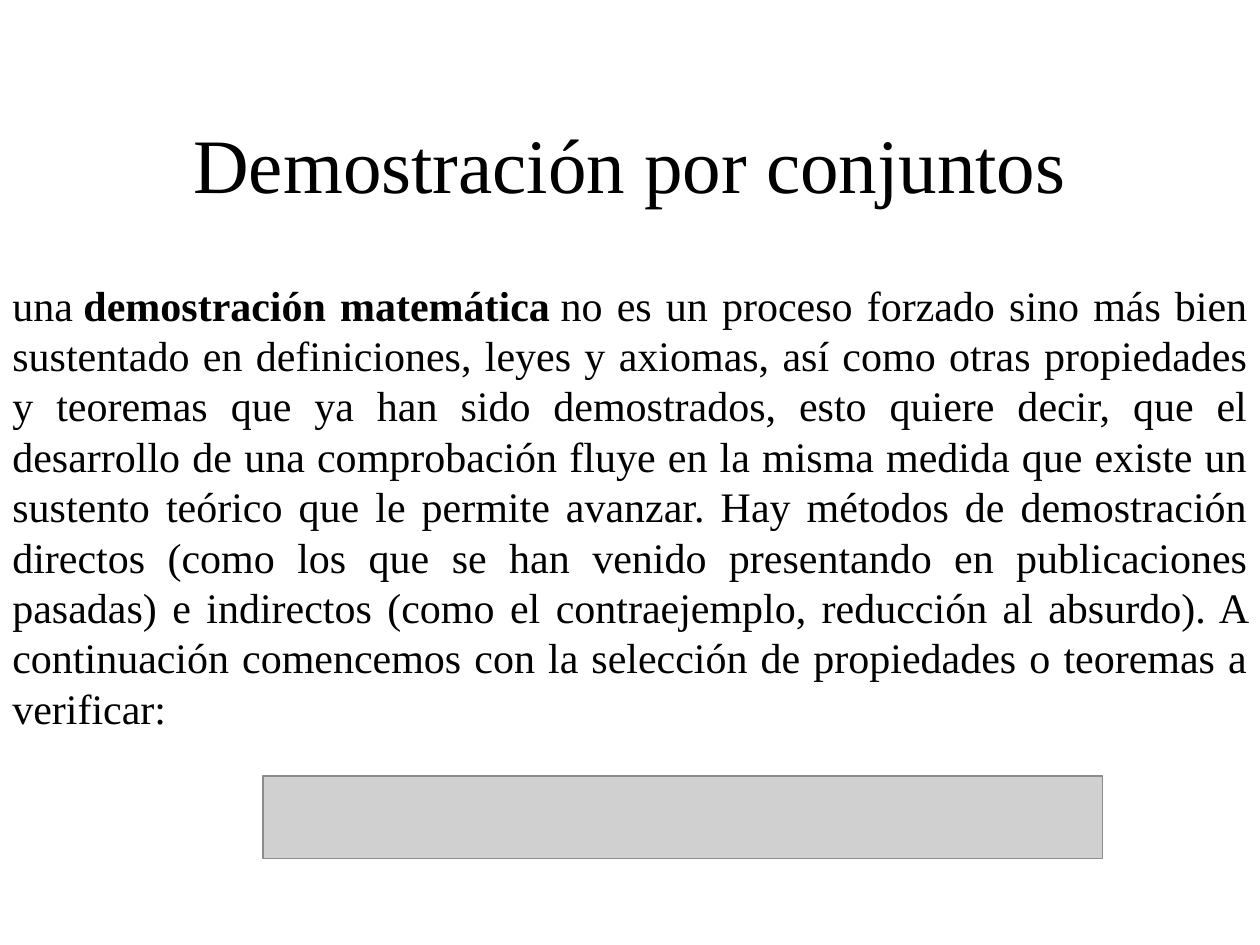
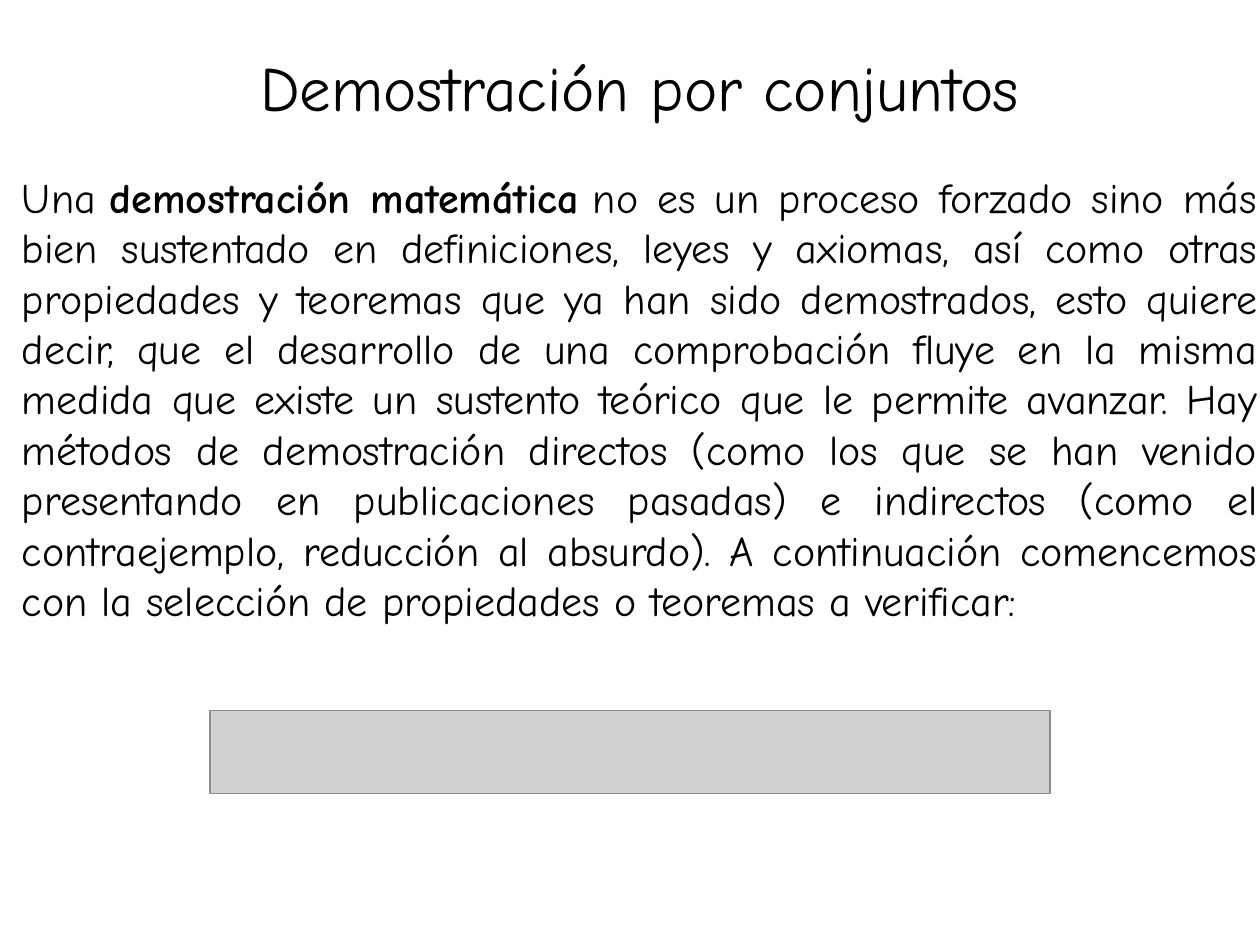
Before and after one commit to jc-gi/tc, a slide deck: slide 24 of slides/Def_Teo_Demostracion.ppt (slide 25 before the commit). Drawn at 1260x945 pixels with LibreOffice and Linux fonts; fonts in the diff are those of the drawing; grey boxes stand for pictures. Boxes give left, top, right and bottom in pixels: in the first picture for what was removed or moved away, otherwise in the second. Text is boxed around its words. In the diff, an @@ line names an element or a change of style, - is before the commit and + after.

```diff
--- a/slides/Def_Teo_Demostracion.ppt
+++ b/slides/Def_Teo_Demostracion.ppt
@@ title "Demostración por conjuntos" moved from (x1=193, y1=139, x2=1065, y2=208) to (x1=260, y1=64, x2=1019, y2=124) @@
@@ title "Demostración por conjuntos" at (x1=260, y1=64, x2=1019, y2=124): size 44 to 36 pt, font Times New Roman to Comic Neue @@
@@ text at (x1=22, y1=181, x2=1257, y2=625): text changed; font Times New Roman to Comic Neue @@
-una demostración matemática no es un proceso forzado sino más bien sustentado en definiciones, leyes y axiomas, así como otras propiedades y teoremas que ya han sido demostrados, esto quiere decir, que el desarrollo de una comprobación fluye en la misma medida que existe un sustento teórico que le permite avanzar. Hay métodos de demostración directos (como los que se han venido presentando en publicaciones pasadas) e indirectos (como el contraejemplo, reducción al absurdo). A continuación comencemos con la selección de propiedades o teoremas a verificar:
+Una demostración matemática no es un proceso forzado sino más bien sustentado en definiciones, leyes y axiomas, así como otras propiedades y teoremas que ya han sido demostrados, esto quiere decir, que el desarrollo de una comprobación fluye en la misma medida que existe un sustento teórico que le permite avanzar. Hay métodos de demostración directos (como los que se han venido presentando en publicaciones pasadas) e indirectos (como el contraejemplo, reducción al absurdo). A continuación comencemos con la selección de propiedades o teoremas a verificar:
@@ picture moved from (x1=263, y1=776, x2=1104, y2=859) to (x1=210, y1=711, x2=1051, y2=794) @@
```
Also in this commit, not shown: 55 other slides changed, 26 slides added, 1 slide removed, 2 other files.
